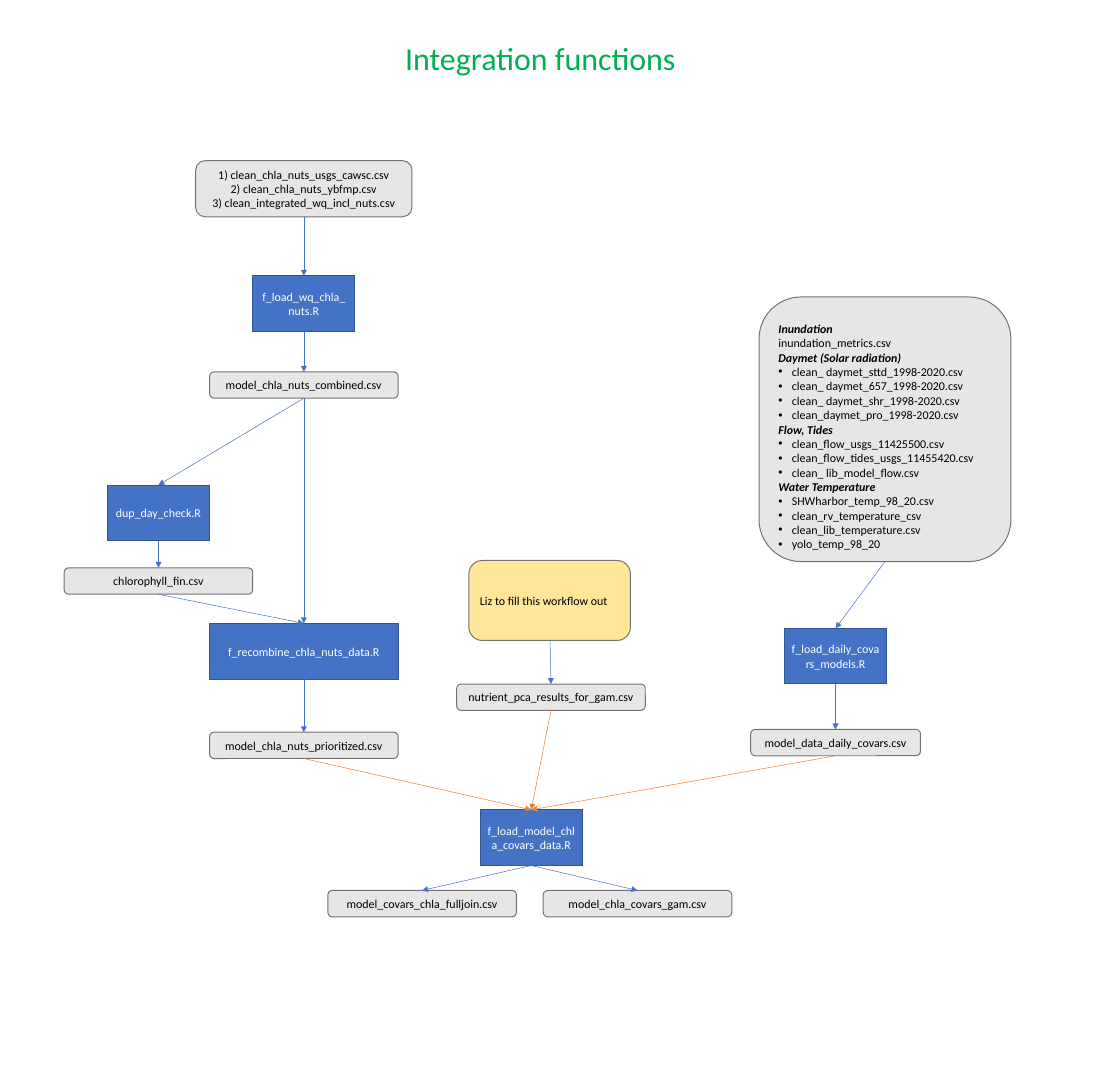
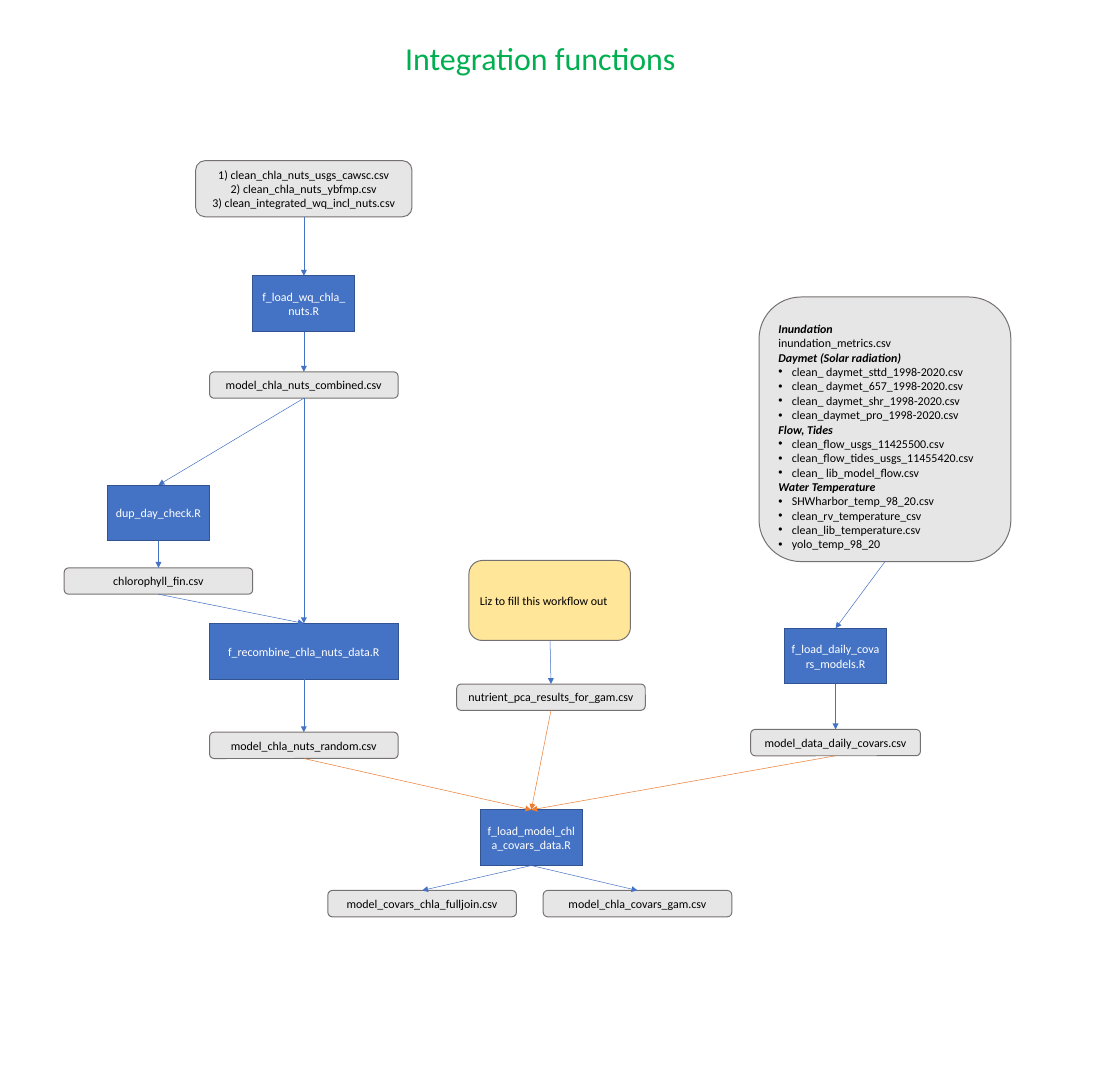
Before and after one commit to Delta-Stewardship-Council/swg-21-connectivity, a slide deck: slide 2 of R_workflow.pptx. Drawn at 1120x1077 pixels with LibreOffice and Linux fonts; fonts in the diff are those of the drawing. Boxes give left, top, right and bottom in pixels: in the first picture for what was removed or moved away, otherwise in the second. Text is boxed around its words. In the diff, an @@ line names an element or a change of style, - is before the commit and + after.

Commit message:
Updates to workflow

```diff
--- a/R_workflow.pptx
+++ b/R_workflow.pptx
@@ text in rounded rectangle at (231, 741, 377, 752): text changed @@
-model_chla_nuts_prioritized.csv
+model_chla_nuts_random.csv
```
